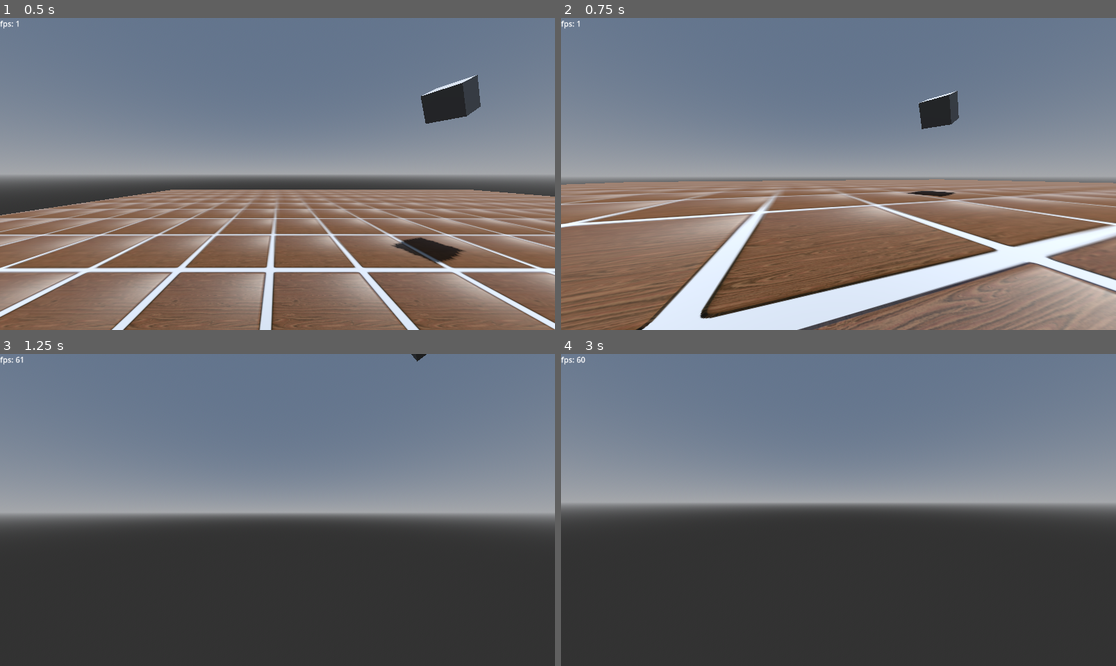
Above: before the commit, frames 1-4 (two rows, left to right).
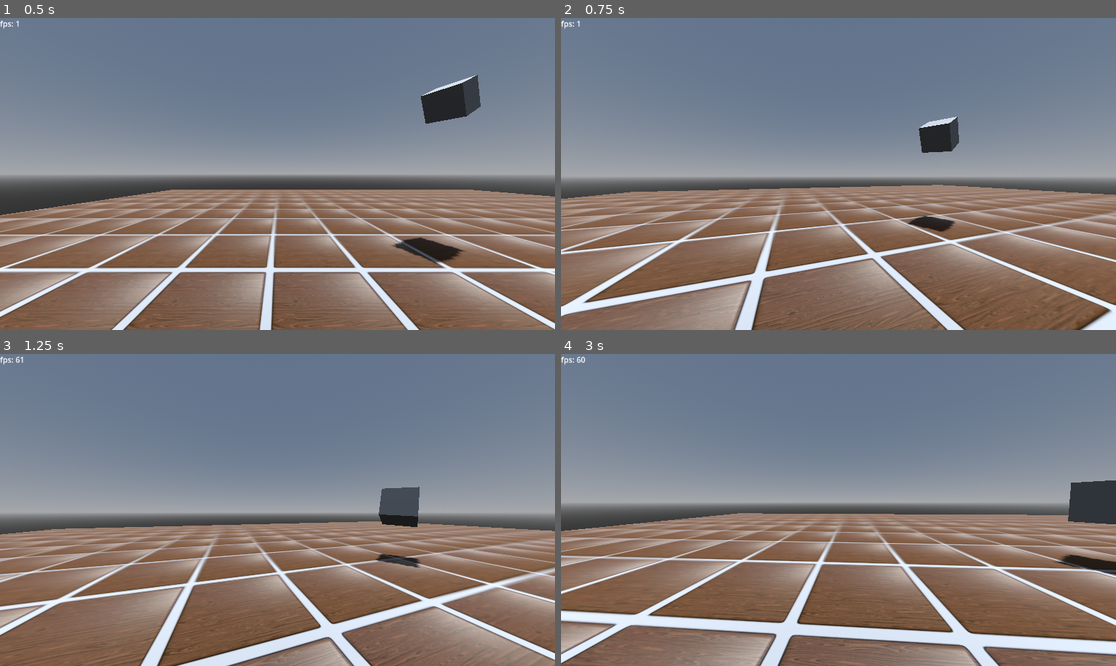
Above: after the commit, the same moments.

Repository: catboyBinary/PURGATORY
Game: Godot game, scene res://Scenes/TestScene/test_scene.tscn
The game is run twice, just before and just after one commit, with the same random seed, the same clock (stepped at 60 frames per second) and the same inputs.
Inputs (mouse positions are in pixels of both pictures, inside the frame that each line leads up to):
- Up to frame 1 (0.5 s): no input
- Up to frame 2 (0.75 s): move the mouse to (866, 174) at 0.52 s; hold W (move_forward) from 0.53 s (still down); hold Shift (run) from 0.53 s (still down)
- Up to frame 3 (1.25 s): keep holding W (move_forward); keep holding Shift (run); tap Space (jump) at 0.77 s
- Up to frame 4 (3 s): keep holding W (move_forward); move the mouse to (810, 510) at 1.27 s; release Shift (run) at 1.28 s; tap Shift (run) at 1.35, 2.85 s; tap Space (jump) at 1.52 s; move the mouse to (849, 503) at 2.02 s; hold Shift (run) 2.03-2.78 s; move the mouse to (832, 516) at 2.77 s

Frame 1 is identical in both runs. In frame 2, 33% of the frame differs, in the area x 0-100%, y 23-100%; in frame 3, 45%; in frame 4, 48%, in the area x 0-100%, y 40-100%.

Commit message:
HE'S ONTO SOMETHING?????????????

Diff:
--- a/Entities/Player/player.tscn
+++ b/Entities/Player/player.tscn
@@ -11,7 +11,8 @@
 [sub_resource type="CapsuleMesh" id="CapsuleMesh_prdut"]
 material = SubResource("StandardMaterial3D_exwgm")
 
-[sub_resource type="ConvexPolygonShape3D" id="ConvexPolygonShape3D_uic0u"]
+[sub_resource type="ConvexPolygonShape3D" id="ConvexPolygonShape3D_fuqje"]
+points = PackedVector3Array(9.13545, 0, 4.06737, 6.69131, 0, 7.43145, 3.09017, 0, 9.51056, -1.04528, 0, 9.94522, -5, 0, 8.66025, -8.09017, 0, 5.87785, -9.78148, 0, 2.07912, -9.78148, 0, -2.07912, -8.09017, 0, -5.87785, -5, 0, -8.66025, -1.04528, 0, -9.94522, 3.09017, 0, -9.51056, 6.69131, 0, -7.43145, 9.13545, 0, -4.06737, 10, 0, -2.44929e-15)
 
 [node name="Player" type="CharacterBody3D" node_paths=PackedStringArray("rotatable", "spring_arm", "camera")]
 script = ExtResource("1_oxu7r")
@@ -25,6 +26,7 @@
 
 [node name="Model" type="MeshInstance3D" parent="Rotatable"]
 transform = Transform3D(1, 0, 0, 0, 1, 0, 0, 0, 1, 0, 1, 0)
+visible = false
 mesh = SubResource("CapsuleMesh_prdut")
 skeleton = NodePath("../..")
 
@@ -42,5 +44,6 @@
 [node name="Collision" type="CollisionShape3D" parent="."]
 editor_description = "!!! box collider doesn't work properly with uneven terrain like stairs, need to add some sort of step height !!!"
 transform = Transform3D(1, 0, 0, 0, 1, 0, 0, 0, 1, 0, 1, 0)
-shape = SubResource("ConvexPolygonShape3D_uic0u")
+shape = SubResource("ConvexPolygonShape3D_fuqje")
 script = ExtResource("4_pnfty")
+sides_count = 15
--- a/PrismCollisionShape.gd
+++ b/PrismCollisionShape.gd
@@ -10,10 +10,15 @@
 @export var upper_radius = 10
 @export_range(0, 45) var lower_angle = 50
 @export var lower_radius = 10
-
-func _ready() -> void:
-	shape = ConvexPolygonShape3D.new()
-	for i in range(sides_count):
-		print('a')
-		var angle = 2 * PI * (i/sides_count)
-		shape.points.append(Vector3(cos(angle),0,sin(angle)))
+@export_group("IN EDITOR")
+@export var start: bool
+func _process(delta: float):
+	if start:
+		shape = ConvexPolygonShape3D.new()
+		var points : PackedVector3Array
+		for i in range(1, sides_count+1):
+			var angle : float = deg_to_rad(i*(360/sides_count))
+			points.append(Vector3(radius*cos(angle),0,radius*sin(angle)))
+		shape.points = points
+		print(shape.points)
+		start = false
